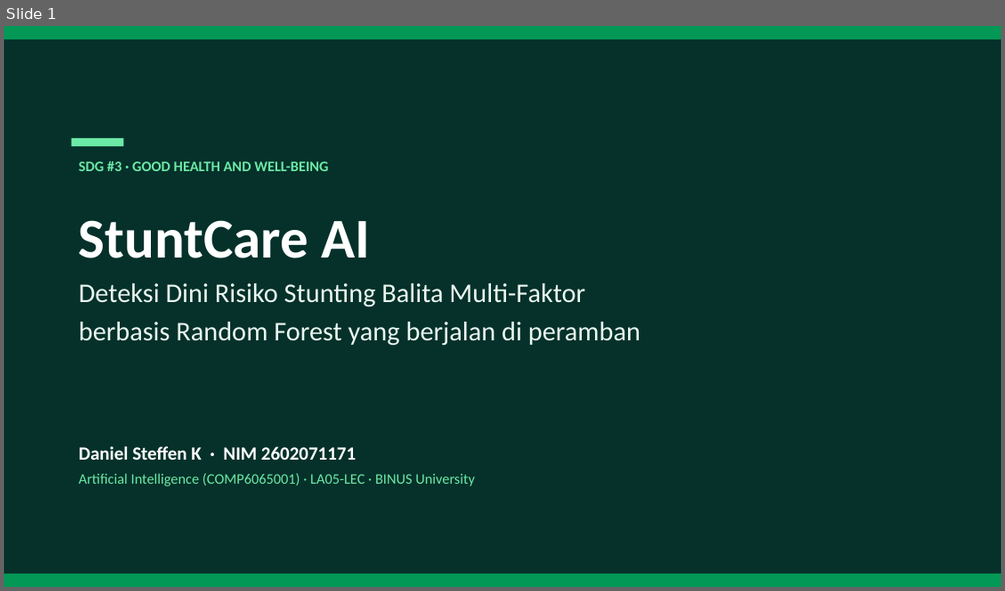
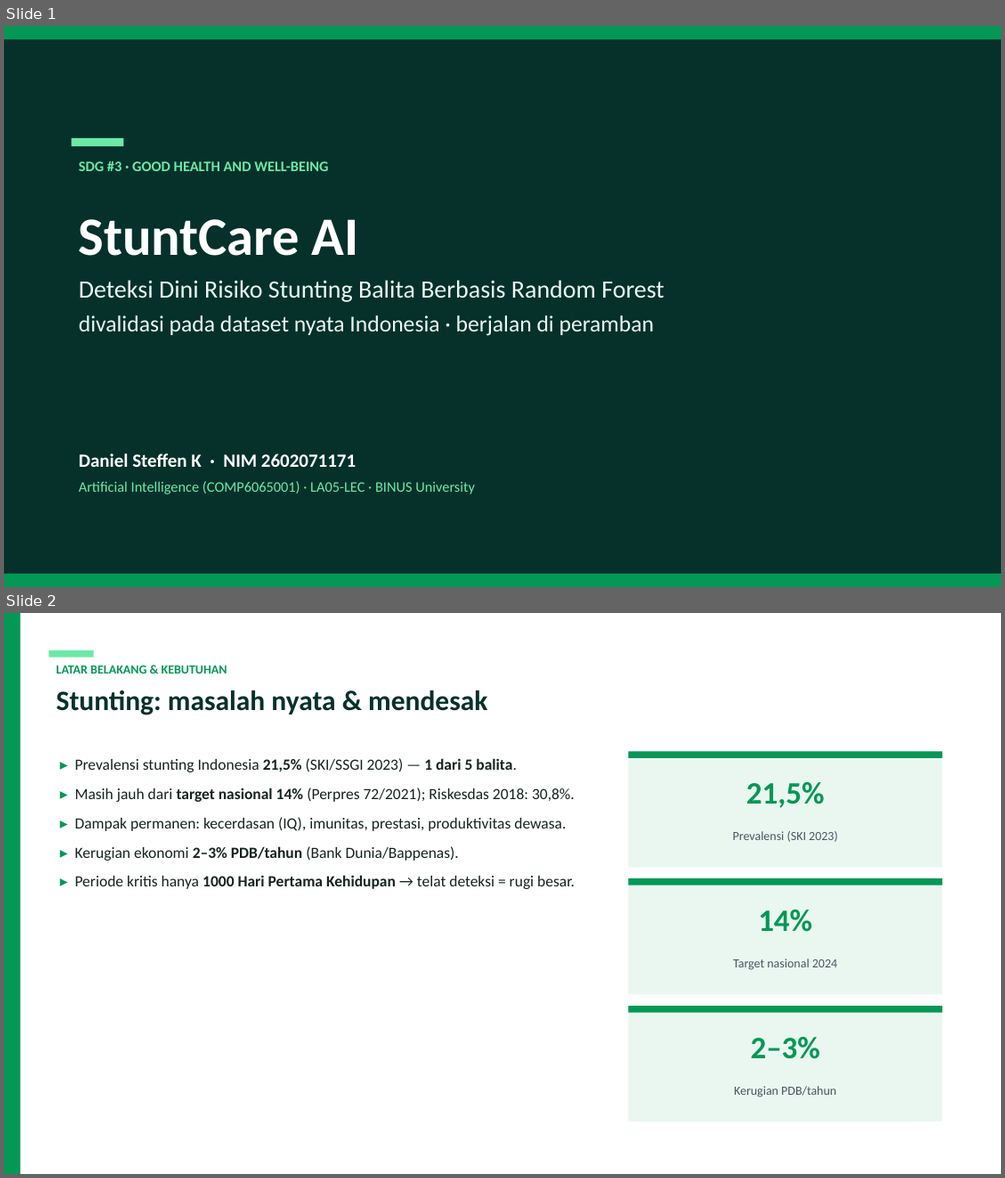
Before and after one commit to steffenkwik/machinelearning-ai, a slide deck: StuntCare_AI_Presentation.pptx. Shown one above the other, each under a label of ours: slide 1 before the commit, slides 1 and 2 after it. The pictures are 1005x591 and 1005x1178 pixels, drawn with LibreOffice and Linux fonts; fonts in the diff are those of the drawing. Boxes give left, top, right and bottom in pixels: in the first picture for what was removed or moved away, otherwise in the second. Text is boxed around its words. In the diff, an @@ line names an element or a change of style, - is before the commit and + after.

```diff
--- a/StuntCare_AI_Presentation.pptx
+++ b/StuntCare_AI_Presentation.pptx
@@ slide 2 added at bbox=[4, 613, 1001, 1174], background #FFFFFF @@
@@ rectangle added at bbox=[4, 613, 20, 1174], fill #039855 @@
@@ rectangle added at bbox=[48, 650, 94, 657], fill #6CE9A6 @@
@@ text added at bbox=[57, 665, 227, 674], 12 pt, text #039855, bold @@
+LATAR BELAKANG & KEBUTUHAN
@@ text added at bbox=[57, 690, 487, 715], 27 pt, text #05312A, bold @@
+Stunting: masalah nyata & mendesak
@@ text added at bbox=[75, 758, 574, 889], 15 pt, text #15241C @@
+▸ Prevalensi stunting Indonesia 21,5% (SKI/SSGI 2023) — 1 dari 5 balita.
+▸ Masih jauh dari target nasional 14% (Perpres 72/2021); Riskesdas 2018: 30,8%.
+▸ Dampak permanen: kecerdasan (IQ), imunitas, prestasi, produktivitas dewasa.
+▸ Kerugian ekonomi 2–3% PDB/tahun (Bank Dunia/Bappenas).
+▸ Periode kritis hanya 1000 Hari Pertama Kehidupan → telat deteksi = rugi besar.
@@ rectangle added at bbox=[629, 751, 942, 868], fill #EAF7F0 @@
@@ rectangle added at bbox=[629, 751, 942, 758], fill #039855 @@
@@ text added at bbox=[746, 782, 825, 808], 30 pt, text #039855, bold @@
+21,5%
@@ text added at bbox=[733, 831, 838, 842], 12 pt, text #4B5563 @@
+Prevalensi (SKI 2023)
@@ rectangle added at bbox=[629, 878, 942, 995], fill #EAF7F0 @@
@@ rectangle added at bbox=[629, 878, 942, 885], fill #039855 @@
@@ text added at bbox=[758, 909, 812, 932], 30 pt, text #039855, bold @@
+14%
@@ text added at bbox=[733, 958, 837, 970], 12 pt, text #4B5563 @@
+Target nasional 2024
@@ rectangle added at bbox=[629, 1005, 942, 1121], fill #EAF7F0 @@
@@ rectangle added at bbox=[629, 1005, 942, 1013], fill #039855 @@
@@ text added at bbox=[751, 1037, 820, 1059], 30 pt, text #039855, bold @@
+2–3%
@@ text added at bbox=[734, 1086, 836, 1097], 12 pt, text #4B5563 @@
+Kerugian PDB/tahun
@@ slide 1 changed as well @@
@@ text at bbox=[79, 219, 359, 256]: size 54 to 52 pt in "StuntCare AI" @@
@@ text at bbox=[79, 280, 664, 336]: text changed; size 26 to 22 pt @@
-Deteksi Dini Risiko Stunting Balita Multi-Faktor
-berbasis Random Forest yang berjalan di peramban
+Deteksi Dini Risiko Stunting Balita Berbasis Random Forest
+divalidasi pada dataset nyata Indonesia · berjalan di peramban
@@ text "Daniel Steffen K · NIM ...": place and size @@
-text "Daniel Steffen K · NIM ..." at bbox=[79, 446, 475, 486]
+text "Daniel Steffen K · NIM ..." at bbox=[79, 453, 475, 494]
```
Also in this commit, not shown: 6 other slides changed, 9 other slides added, 7 slides removed, 32 other files.
